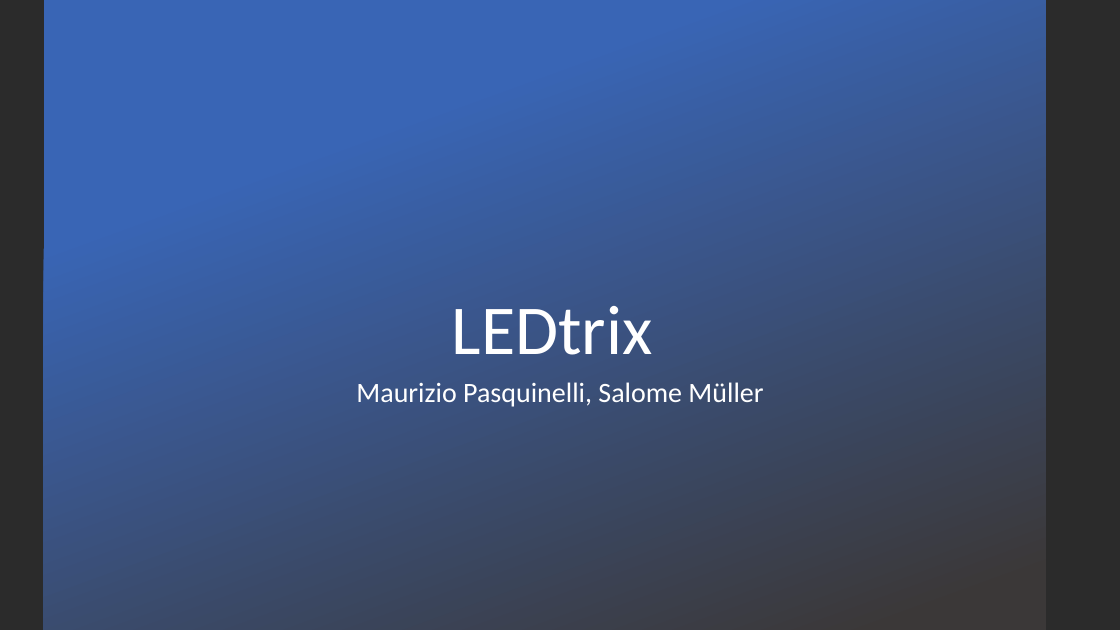
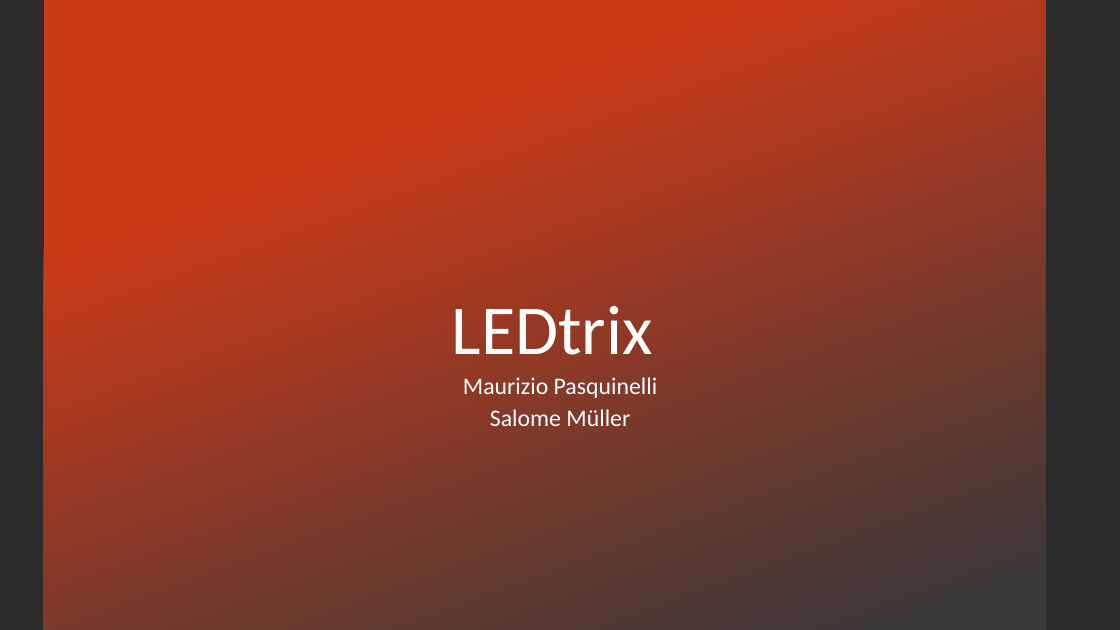
Before and after one commit to mpas97/LEDtrix, a slide deck: slide 1 of Bericht/Presentation.pptx. Drawn at 1120x630 pixels with LibreOffice and Linux fonts; fonts in the diff are those of the drawing; background and template pictures are left out; a plain dark background stands for a picture behind light text. Boxes give left, top, right and bottom in pixels: in the first picture for what was removed or moved away, otherwise in the second. Text is boxed around its words. In the diff, an @@ line names an element or a change of style, - is before the commit and + after.

```diff
--- a/Bericht/Presentation.pptx
+++ b/Bericht/Presentation.pptx
@@ rectangle at box(44, 0, 1046, 630): fill gradient #3965B5 to #3B3838 to gradient #CC3B18 to #3B3838 @@
@@ subtitle at box(463, 377, 658, 426): text changed; size 24 to 20.4 pt @@
-Maurizio Pasquinelli, Salome Müller
+Maurizio Pasquinelli
+Salome Müller
```
Also in this commit, not shown: 6 other slides changed, 1 slide added, 7 other files.
